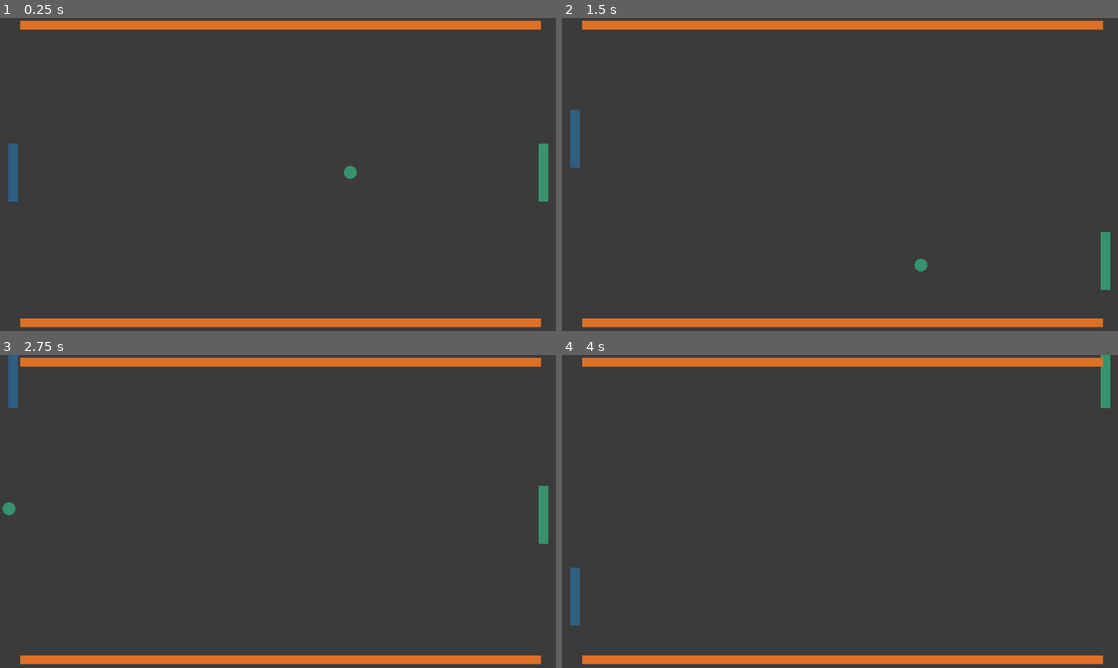
Above: before the commit, frames 1-4 (two rows, left to right).
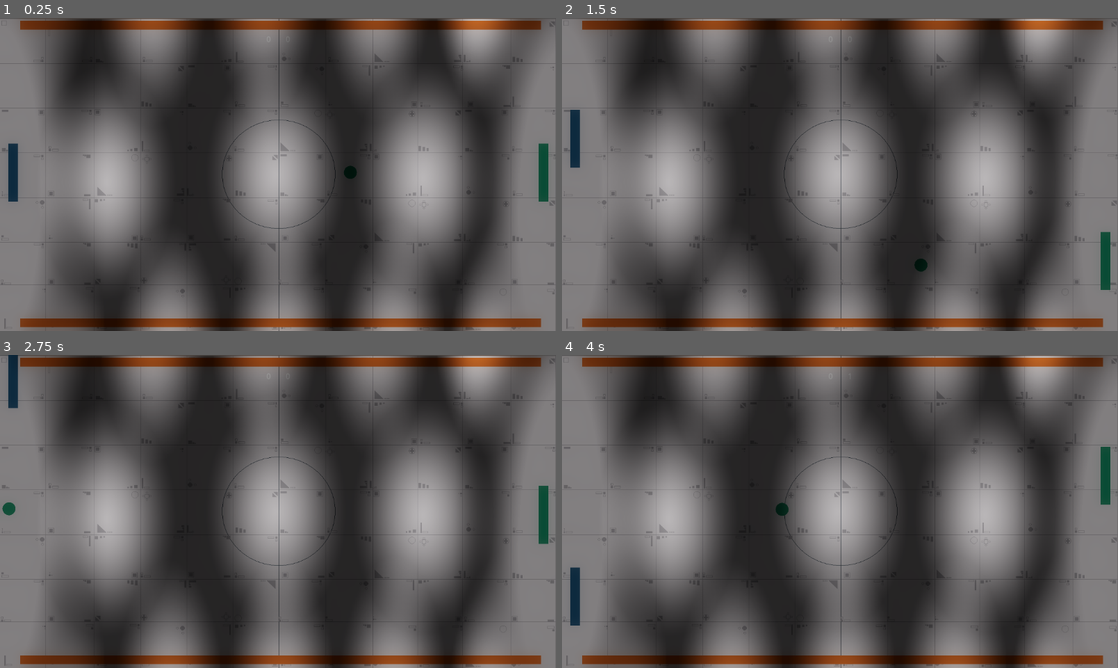
Above: after the commit, the same moments.

Repository: PestoxGames/pong_clone
Game: Godot game, scene res://Scenes/Level/main.tscn
Two runs of this game, one before a commit and one after it. Both use one fixed random seed, a clock stepped at 60 frames per second and the inputs below.
Inputs:
- Up to frame 1 (0.25 s): no input
- Up to frame 2 (1.5 s): hold W (up) 0.53-1.28 s; hold S (down) from 1.28 s (still down)
- Up to frame 3 (2.75 s): release S (down) at 2.03 s; hold W (up) from 2.03 s (still down)
- Up to frame 4 (4 s): release W (up) at 3.53 s; hold S (down) from 3.53 s (still down)

The runs differ from the first frame. In frame 1, 59% of the frame differs, in the area x 0-100%, y 0-100%; in frame 2, 59%; in frame 3, 59%; in frame 4, 59%.

Commit message:
Refactor game logic and add reset functionality

Diff:
--- a/Scenes/Level/main.gd
+++ b/Scenes/Level/main.gd
@@ -1,11 +1,16 @@
 extends Node2D
+
+@onready var ball = $Ball
+@onready var countdown_timer = $CountdownTimer
+@onready var hud = $HUD
 
 var player_score: int = 0
 var ai_score: int = 0
 
+
 # Called when the node enters the scene tree for the first time.
 func _ready():
-	pass # Replace with function body.
+	pass  # Replace with function body.
 
 
 # Called every frame. 'delta' is the elapsed time since the previous frame.
@@ -13,14 +18,25 @@
 	pass
 
 
+func reset_game():
+	# Center ball
+	ball.reset_ball()
+	pass
+
+
 func _on_score_zone_left_body_entered(body):
-	print(body.name)
 	if body.name == "Ball":
 		ai_score += 1
-		print(ai_score)
+		hud.update_ai_score(ai_score)
+		countdown_timer.start()
 
 
 func _on_score_zone_right_body_entered(body):
 	if body.name == "Ball":
 		player_score += 1
-		print(player_score)
+		hud.update_player_score(player_score)
+		countdown_timer.start()
+
+
+func _on_countdown_timer_timeout():
+	reset_game()
--- a/Scenes/Level/main.tscn
+++ b/Scenes/Level/main.tscn
@@ -1,10 +1,12 @@
-[gd_scene load_steps=8 format=3 uid="uid://df817uvv8s7rn"]
+[gd_scene load_steps=17 format=3 uid="uid://df817uvv8s7rn"]
 
 [ext_resource type="Script" path="res://Scenes/Level/main.gd" id="1_hbiiv"]
 [ext_resource type="PackedScene" uid="uid://4fdk5jxn20hj" path="res://Scenes/Ball/ball.tscn" id="1_r0460"]
 [ext_resource type="PackedScene" uid="uid://bt5kob35y02n" path="res://Scenes/Paddle/paddle.tscn" id="1_yjjua"]
+[ext_resource type="Texture2D" uid="uid://bv4cbykdu6liq" path="res://Assets/background.png" id="2_f2ndo"]
 [ext_resource type="PackedScene" uid="uid://c7kwuwxht38w0" path="res://Scenes/paddle_ai/paddle_ai.tscn" id="2_wpln8"]
 [ext_resource type="PackedScene" uid="uid://xny4s1gxsanj" path="res://Scenes/Wall/wall.tscn" id="4_h7yr8"]
+[ext_resource type="PackedScene" uid="uid://by0j5a4ssq5uo" path="res://Scenes/HUD/hud.tscn" id="6_wwmph"]
 
 [sub_resource type="RectangleShape2D" id="RectangleShape2D_5ciub"]
 size = Vector2(20, 692)
@@ -12,8 +14,61 @@
 [sub_resource type="RectangleShape2D" id="RectangleShape2D_pphbb"]
 size = Vector2(20, 670)
 
+[sub_resource type="Environment" id="Environment_12283"]
+background_mode = 3
+tonemap_mode = 3
+glow_enabled = true
+glow_normalized = true
+glow_intensity = 1.51
+glow_bloom = 0.2
+glow_blend_mode = 0
+
+[sub_resource type="Gradient" id="Gradient_m28t3"]
+interpolation_mode = 2
+offsets = PackedFloat32Array(0, 0.844156)
+colors = PackedColorArray(1, 1, 1, 1, 0, 0, 0, 1)
+
+[sub_resource type="GradientTexture2D" id="GradientTexture2D_utkeb"]
+gradient = SubResource("Gradient_m28t3")
+width = 50
+height = 200
+fill = 1
+fill_from = Vector2(0.444444, 0.0128205)
+fill_to = Vector2(0.42735, 0.662393)
+
+[sub_resource type="Gradient" id="Gradient_0pr5d"]
+interpolation_mode = 2
+offsets = PackedFloat32Array(0.435065, 1)
+colors = PackedColorArray(1, 1, 1, 1, 0, 0, 0, 0)
+
+[sub_resource type="GradientTexture2D" id="GradientTexture2D_uft7h"]
+gradient = SubResource("Gradient_0pr5d")
+width = 300
+height = 1000
+fill = 1
+fill_from = Vector2(0.0854701, 0.478632)
+fill_to = Vector2(0.897436, 0.487179)
+
+[sub_resource type="Gradient" id="Gradient_oadym"]
+interpolation_mode = 2
+offsets = PackedFloat32Array(0, 0.876623)
+colors = PackedColorArray(1, 1, 1, 1, 0, 0, 0, 1)
+
+[sub_resource type="GradientTexture2D" id="GradientTexture2D_yr7d5"]
+gradient = SubResource("Gradient_oadym")
+width = 300
+height = 500
+fill = 1
+fill_from = Vector2(0.487179, 0.491453)
+fill_to = Vector2(0.840456, 0.0598291)
+
 [node name="Main" type="Node2D"]
 script = ExtResource("1_hbiiv")
+
+[node name="Bg" type="Sprite2D" parent="."]
+position = Vector2(576, 326)
+scale = Vector2(0.749512, 0.72)
+texture = ExtResource("2_f2ndo")
 
 [node name="Ball" parent="." instance=ExtResource("1_r0460")]
 position = Vector2(576, 320)
@@ -44,5 +99,132 @@
 position = Vector2(1172, 332)
 shape = SubResource("RectangleShape2D_pphbb")
 
+[node name="CountdownTimer" type="Timer" parent="."]
+one_shot = true
+
+[node name="HUD" parent="." instance=ExtResource("6_wwmph")]
+offset_left = 592.0
+offset_top = 32.0
+offset_right = 592.0
+offset_bottom = 32.0
+
+[node name="Light" type="Node" parent="."]
+
+[node name="WorldEnvironment" type="WorldEnvironment" parent="Light"]
+environment = SubResource("Environment_12283")
+
+[node name="DirectionalLight2D" type="DirectionalLight2D" parent="Light"]
+color = Color(0.172549, 0.172549, 0.172549, 1)
+blend_mode = 2
+
+[node name="WallLights" type="Node" parent="Light"]
+
+[node name="PointLight2D" type="PointLight2D" parent="Light/WallLights"]
+position = Vector2(1024, 168)
+scale = Vector2(4.74, 3.71)
+shadow_enabled = true
+texture = SubResource("GradientTexture2D_utkeb")
+
+[node name="PointLight2D2" type="PointLight2D" parent="Light/WallLights"]
+position = Vector2(792, 176)
+scale = Vector2(4.74, 3.71)
+energy = 0.54
+shadow_enabled = true
+texture = SubResource("GradientTexture2D_utkeb")
+
+[node name="PointLight2D3" type="PointLight2D" parent="Light/WallLights"]
+position = Vector2(560, 176)
+scale = Vector2(4.74, 3.71)
+energy = 0.54
+shadow_enabled = true
+texture = SubResource("GradientTexture2D_utkeb")
+
+[node name="PointLight2D5" type="PointLight2D" parent="Light/WallLights"]
+position = Vector2(328, 184)
+scale = Vector2(4.74, 3.71)
+energy = 0.54
+shadow_enabled = true
+texture = SubResource("GradientTexture2D_utkeb")
+
+[node name="PointLight2D4" type="PointLight2D" parent="Light/WallLights"]
+position = Vector2(88, 176)
+scale = Vector2(4.74, 3.71)
+energy = 0.54
+shadow_enabled = true
+texture = SubResource("GradientTexture2D_utkeb")
+
+[node name="PointLight2D6" type="PointLight2D" parent="Light/WallLights"]
+position = Vector2(1034.5, 451)
+rotation = -3.14159
+scale = Vector2(4.74, 3.71)
+shadow_enabled = true
+texture = SubResource("GradientTexture2D_utkeb")
+
+[node name="PointLight2D7" type="PointLight2D" parent="Light/WallLights"]
+position = Vector2(802.5, 459)
+rotation = -3.14159
+scale = Vector2(4.74, 3.71)
+energy = 0.54
+shadow_enabled = true
+texture = SubResource("GradientTexture2D_utkeb")
+
+[node name="PointLight2D8" type="PointLight2D" parent="Light/WallLights"]
+position = Vector2(570.5, 459)
+rotation = -3.14159
+scale = Vector2(4.74, 3.71)
+energy = 0.54
+shadow_enabled = true
+texture = SubResource("GradientTexture2D_utkeb")
+
+[node name="PointLight2D9" type="PointLight2D" parent="Light/WallLights"]
+position = Vector2(338.5, 467)
+rotation = -3.14159
+scale = Vector2(4.74, 3.71)
+energy = 0.54
+shadow_enabled = true
+texture = SubResource("GradientTexture2D_utkeb")
+
+[node name="PointLight2D10" type="PointLight2D" parent="Light/WallLights"]
+position = Vector2(98.5, 459)
+rotation = -3.14159
+scale = Vector2(4.74, 3.71)
+energy = 0.54
+shadow_enabled = true
+texture = SubResource("GradientTexture2D_utkeb")
+
+[node name="PointLight2D" type="PointLight2D" parent="Light"]
+position = Vector2(104, 376)
+energy = 0.39
+blend_mode = 2
+shadow_color = Color(0, 0, 0, 0.854902)
+texture = SubResource("GradientTexture2D_uft7h")
+
+[node name="PointLight2D2" type="PointLight2D" parent="Light"]
+position = Vector2(1056, 387)
+rotation = 3.14159
+energy = 0.39
+blend_mode = 2
+shadow_color = Color(0, 0, 0, 0.854902)
+texture = SubResource("GradientTexture2D_uft7h")
+
+[node name="PointLight2D3" type="PointLight2D" parent="Light"]
+position = Vector2(216, 336)
+rotation = -3.14159
+energy = 0.39
+texture = SubResource("GradientTexture2D_yr7d5")
+
+[node name="PointLight2D4" type="PointLight2D" parent="Light"]
+position = Vector2(568, 320)
+rotation = -3.14159
+energy = 0.39
+texture = SubResource("GradientTexture2D_yr7d5")
+
+[node name="PointLight2D5" type="PointLight2D" parent="Light"]
+position = Vector2(872, 328)
+rotation = -3.14159
+energy = 0.39
+texture = SubResource("GradientTexture2D_yr7d5")
+
 [connection signal="body_entered" from="ScoreZones/ScoreZoneLeft" to="." method="_on_score_zone_left_body_entered"]
 [connection signal="body_entered" from="ScoreZones/ScoreZoneRight" to="." method="_on_score_zone_right_body_entered"]
+[connection signal="timeout" from="CountdownTimer" to="." method="_on_countdown_timer_timeout"]
